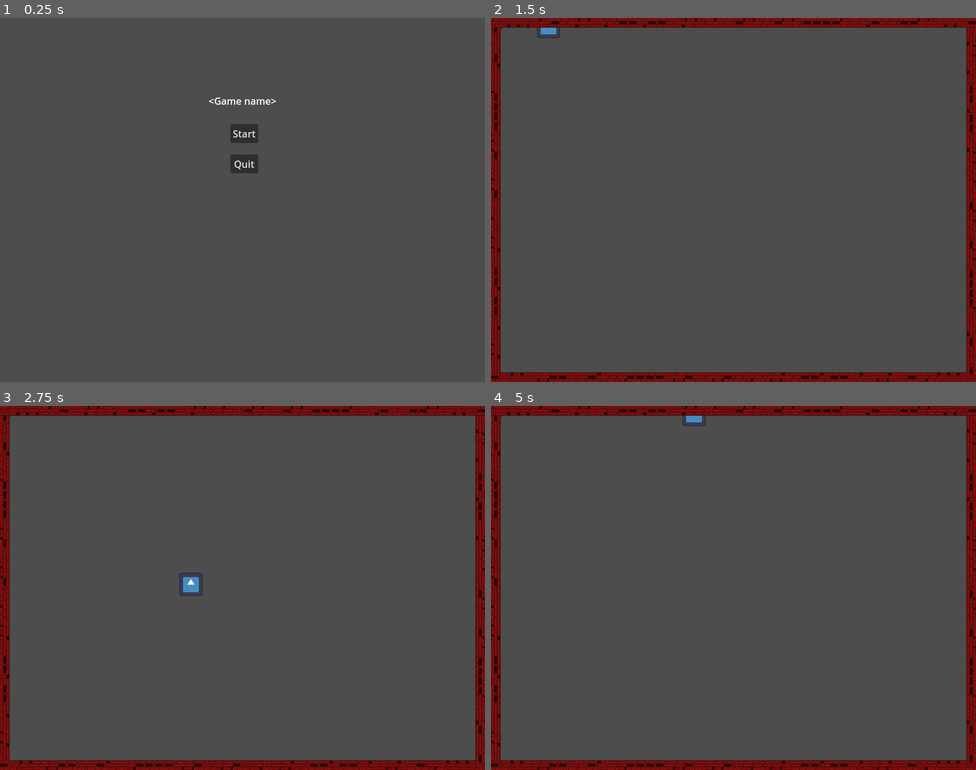
Above: before the commit, frames 1-4 (two rows, left to right).
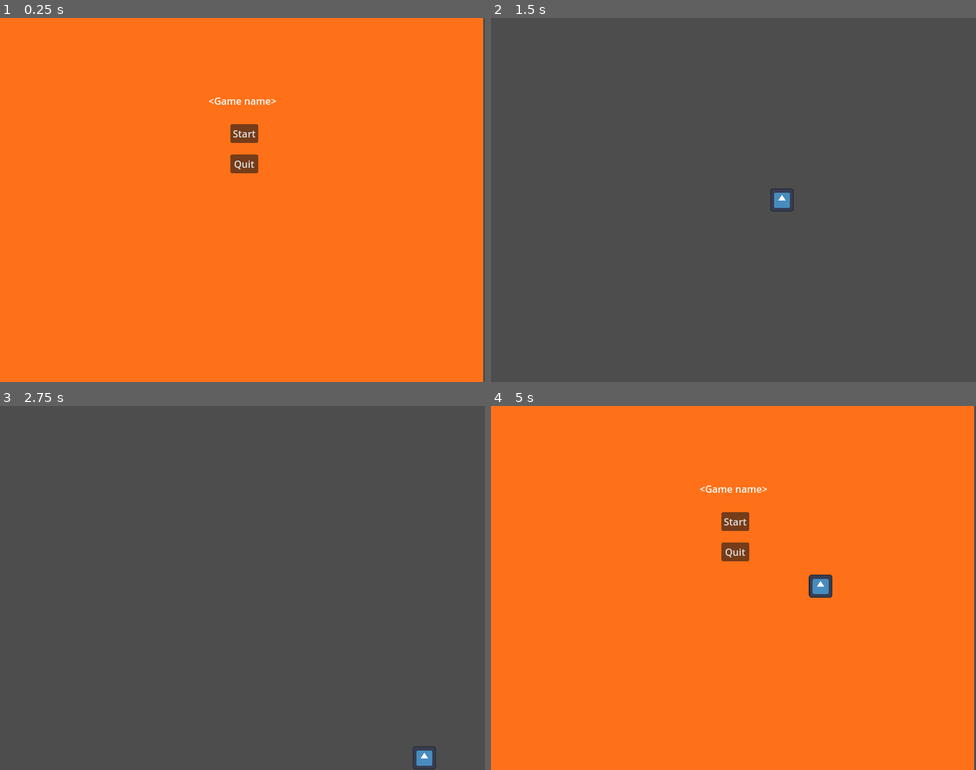
Above: after the commit, the same moments.

Repository: Atron1792/LimboLTD_CalgaryHacks2024
Game: Godot game, scene res://scenes/Menus/Main_menu.tscn
The game is run twice, just before and just after one commit, with the same random seed, the same clock (stepped at 60 frames per second) and the same inputs. The engine's default icon, where the game draws it, is replaced by a stand-in: a white triangle on a blue panel in a dark square.
Inputs:
- Up to frame 1 (0.25 s): no input
- Up to frame 2 (1.5 s): click "Start" at 0.5 s; tap Enter at 1.25 s; hold Right (ui_right) from 1.28 s (still down)
- Up to frame 3 (2.75 s): release Right (ui_right) at 2.03 s; hold Down (ui_down) from 2.03 s (still down)
- Up to frame 4 (5 s): release Down (ui_down) at 2.78 s; hold Right (ui_right) 2.78-3.53 s; hold Up (ui_up) 3.53-4.28 s; hold Left (ui_left) from 4.28 s (still down); tap Escape (pause_game) at 4.9 s

The runs differ from the first frame. In frame 1, 100% of the frame differs, in the area x 0-100%, y 0-100%; in frame 2, 9.4%; in frame 3, 9.4%; in frame 4, 100%.

Commit message:
main menu changess

Diff:
--- a/scenes/Menus/Main_menu.tscn
+++ b/scenes/Menus/Main_menu.tscn
@@ -6,6 +6,7 @@
 [sub_resource type="Theme" id="Theme_vsrjj"]
 
 [node name="MainMenu" type="Control"]
+top_level = true
 layout_mode = 3
 anchors_preset = 15
 anchor_right = 1.0
@@ -14,6 +15,12 @@
 grow_vertical = 2
 size_flags_horizontal = 4
 metadata/_edit_use_anchors_ = true
+
+[node name="ColorRect" type="ColorRect" parent="."]
+layout_mode = 0
+offset_right = 797.0
+offset_bottom = 600.0
+color = Color(1, 0.443137, 0.0941176, 1)
 
 [node name="Label" type="Label" parent="."]
 layout_mode = 1
--- a/scenes/Menus/quit_button.gd
+++ b/scenes/Menus/quit_button.gd
@@ -1,4 +1,8 @@
 extends Button
+
+
+func _ready():
+	process_mode = Node.PROCESS_MODE_ALWAYS
 
 
 func _button_pressed():
--- a/scenes/Menus/start_button.gd
+++ b/scenes/Menus/start_button.gd
@@ -1,18 +1,32 @@
 extends Button
-var paused = false
 
 #handle pausing
+@onready var paused = false
 
+func _ready():
+	process_mode = Node.PROCESS_MODE_ALWAYS
 
-
+func _process(delta):
+	#TODO bug when pressing pause in main menu
+	if(Input.is_action_pressed("pause_game")):
+		paused = true
+		$"../..".visible = true
+		#print(get_tree())
+		#.find_child("MainScene").visible = false
+		get_tree().paused = true
+	#TODO pause timea
+	#TODO center div
 
 func _on_pressed():
-
-	print("changed")
+	print(paused)
 	if paused:
+		#This isn't workign the first time
+		text = "Resume"
 		$"../..".visible = false
-		#TODO unpause game
+		#get_tree().find_child("MainScene").visible = true
+		get_tree().paused = false
 	else:
+		text = "Start"
 		var simultaneous_scene = preload("res://scenes/main_scene.tscn").instantiate()
 		get_tree().root.add_child(simultaneous_scene)
 		$"../..".visible = false
--- a/scenes/main_scene.tscn
+++ b/scenes/main_scene.tscn
@@ -1,15 +1,50 @@
-[gd_scene load_steps=4 format=3 uid="uid://byjoecq7frp25"]
+[gd_scene load_steps=5 format=3 uid="uid://byjoecq7frp25"]
 
-[ext_resource type="PackedScene" uid="uid://c28lm2n7tcd4m" path="res://scenes/player.tscn" id="1_juyfk"]
-[ext_resource type="PackedScene" uid="uid://cfls6gutsdhi0" path="res://scenes/mob.tscn" id="2_7mkrh"]
-[ext_resource type="PackedScene" uid="uid://cs5oe4dx2kfk6" path="res://scenes/walls.tscn" id="3_lbors"]
+[ext_resource type="Script" path="res://scripts/Player.gd" id="1_gv03e"]
+[ext_resource type="Texture2D" uid="uid://dfa4ekr4xekei" path="res://icon.svg" id="2_we1ey"]
+
+[sub_resource type="CircleShape2D" id="CircleShape2D_4lov7"]
+
+[sub_resource type="WorldBoundaryShape2D" id="WorldBoundaryShape2D_xsbwm"]
 
 [node name="MainScene" type="Node2D"]
 
-[node name="Player" parent="." instance=ExtResource("1_juyfk")]
+[node name="Player" type="CharacterBody2D" parent="."]
+position = Vector2(400, 300)
+scale = Vector2(0.3, 0.3)
+script = ExtResource("1_gv03e")
 
-[node name="Mob" parent="." instance=ExtResource("2_7mkrh")]
+[node name="CollisionShape2D" type="CollisionShape2D" parent="Player"]
+shape = SubResource("CircleShape2D_4lov7")
 
-[node name="Walls" parent="." instance=ExtResource("3_lbors")]
+[node name="Sprite2D" type="Sprite2D" parent="Player"]
+texture = ExtResource("2_we1ey")
 
-[node name="MobTimer" type="Timer" parent="."]
+[node name="BoundaryBottom" type="StaticBody2D" parent="."]
+position = Vector2(400, 600)
+
+[node name="CollisionShape2D" type="CollisionShape2D" parent="BoundaryBottom"]
+shape = SubResource("WorldBoundaryShape2D_xsbwm")
+
+[node name="BoundaryBottom2" type="StaticBody2D" parent="."]
+position = Vector2(800, 300)
+rotation = -1.5708
+
+[node name="CollisionShape2D" type="CollisionShape2D" parent="BoundaryBottom2"]
+shape = SubResource("WorldBoundaryShape2D_xsbwm")
+
+[node name="BoundaryRight" type="StaticBody2D" parent="."]
+position = Vector2(0, 300)
+rotation = 1.5708
+
+[node name="CollisionShape2D" type="CollisionShape2D" parent="BoundaryRight"]
+shape = SubResource("WorldBoundaryShape2D_xsbwm")
+
+[node name="BoundaryTop" type="StaticBody2D" parent="."]
+position = Vector2(400, 0)
+rotation = 3.14159
+
+[node name="CollisionShape2D" type="CollisionShape2D" parent="BoundaryTop"]
+shape = SubResource("WorldBoundaryShape2D_xsbwm")
+
+[node name="EnemySpawner" type="Node2D" parent="."]
